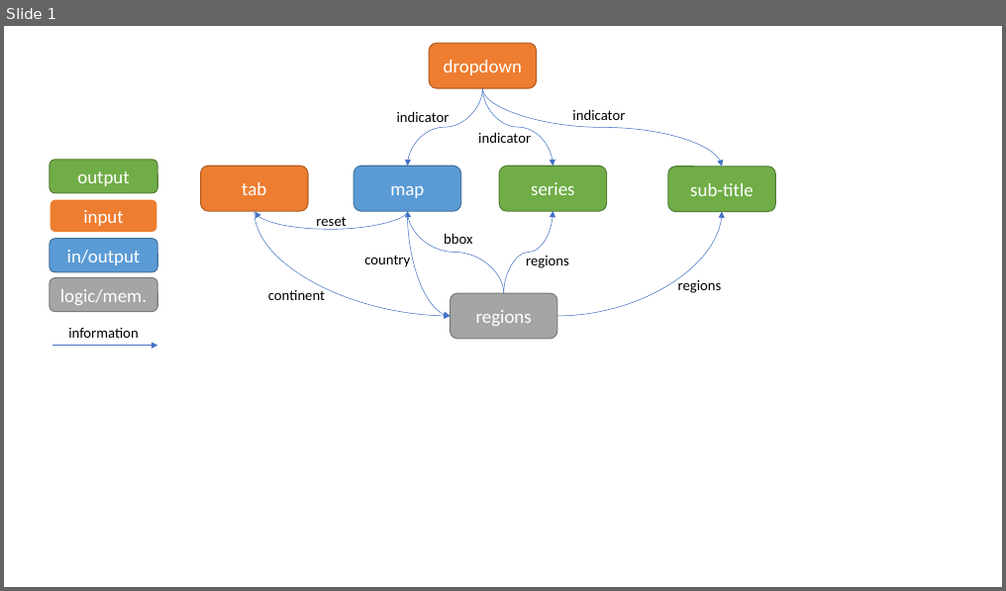
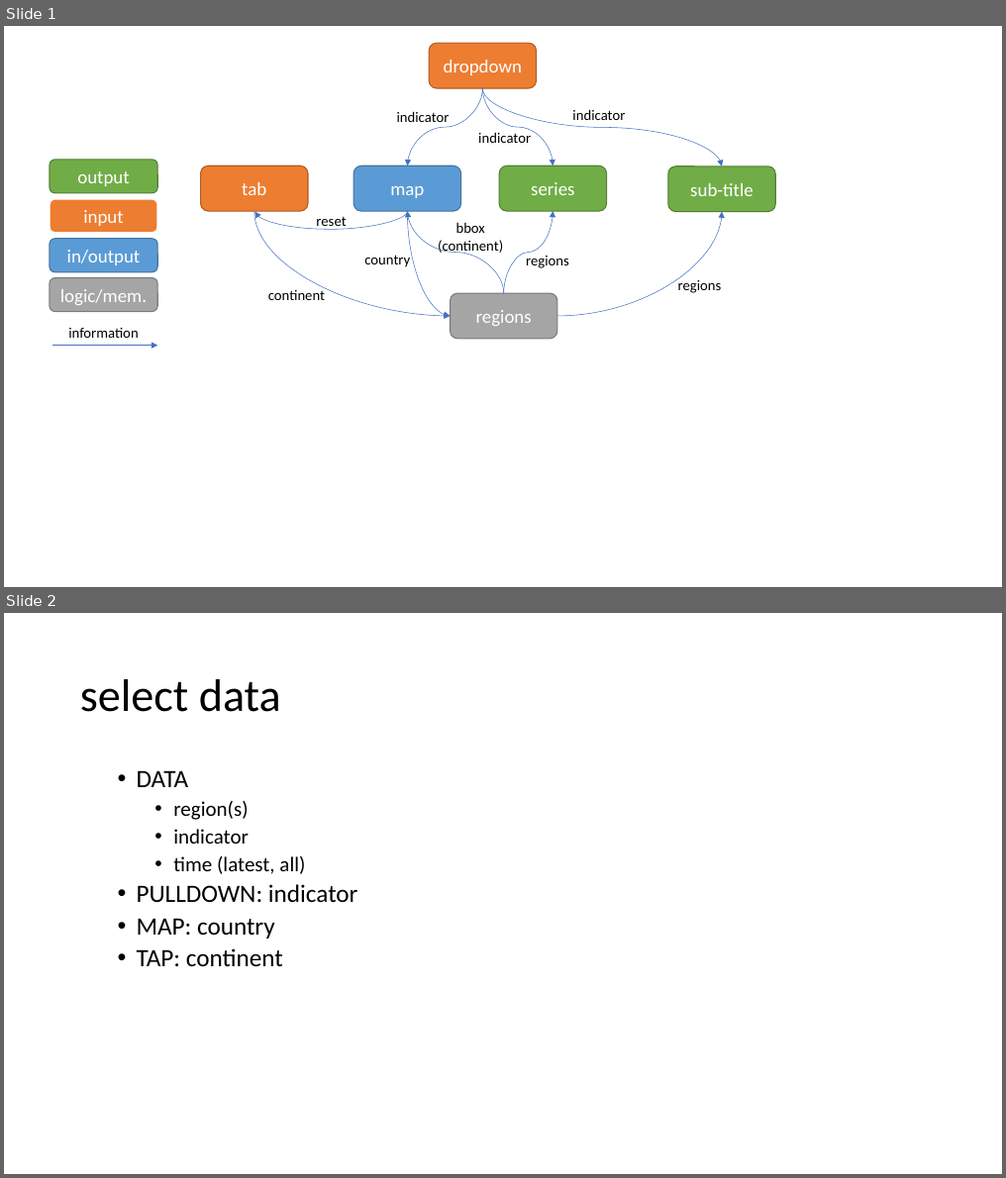
Before and after one commit to ditori1976/covid_app, a slide deck: notebooks/interactions.pptx. Shown one above the other, each under a label of ours: slide 1 before the commit, slides 1 and 2 after it. The pictures are 1006x591 and 1006x1178 pixels, drawn with LibreOffice and Linux fonts; fonts in the diff are those of the drawing. Boxes give left, top, right and bottom in pixels: in the first picture for what was removed or moved away, otherwise in the second. Text is boxed around its words. In the diff, an @@ line names an element or a change of style, - is before the commit and + after.

```diff
--- a/notebooks/interactions.pptx
+++ b/notebooks/interactions.pptx
@@ slide 2 added at (4, 613, 1002, 1174), background #FFFFFF @@
@@ title added at (80, 679, 281, 712), 44 pt, text #000000 @@
+select data
@@ text added at (137, 770, 358, 966), 24 pt, text #000000 @@
+  • DATA
+    • region(s)
+    • indicator
+    • time (latest, all)
+  • PULLDOWN: indicator
+  • MAP: country
+  • TAP: continent
@@ slide 1 changed as well @@
@@ text "bbox": place and size @@
-text "bbox" at (444, 233, 472, 244)
+text "bbox" at (438, 222, 503, 255)
@@ text at (438, 240, 503, 255): paragraph added @@
+(continent)
```
Also in this commit, not shown: 1 other slide added, 1 slide removed, 1 other file.
